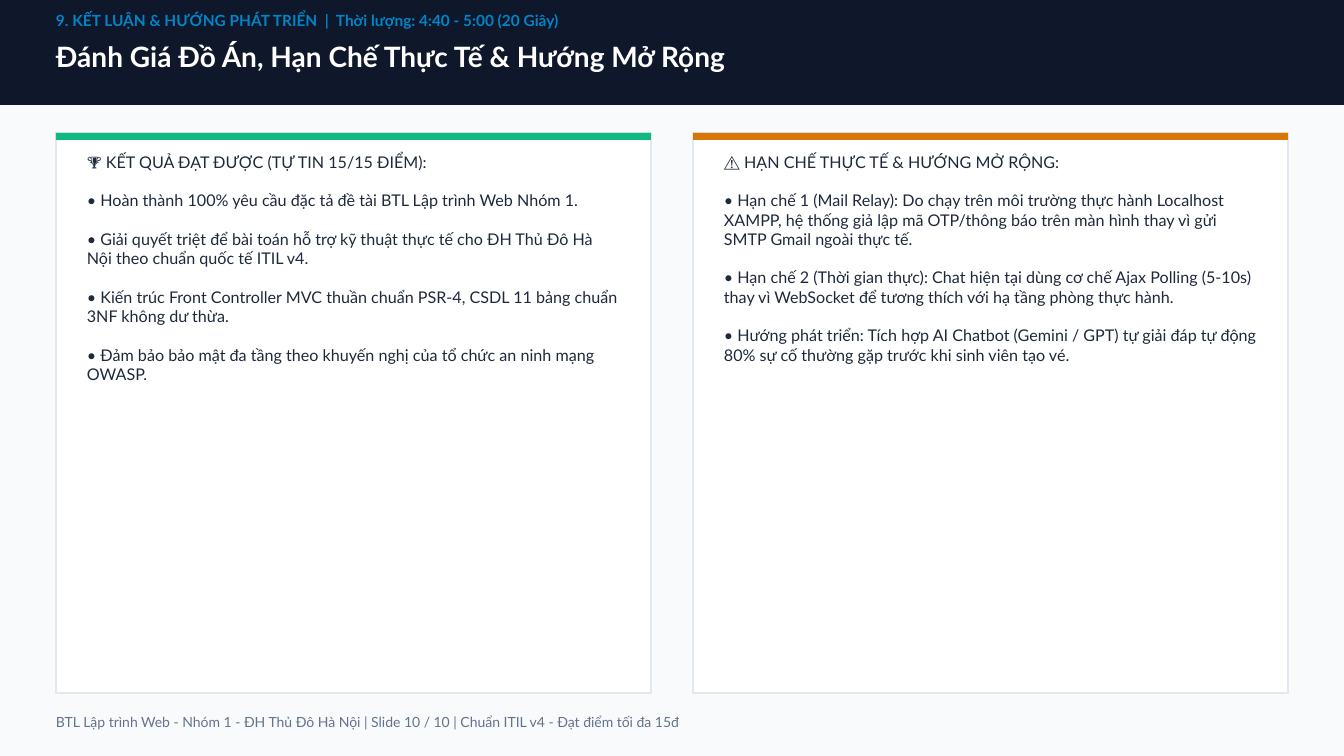
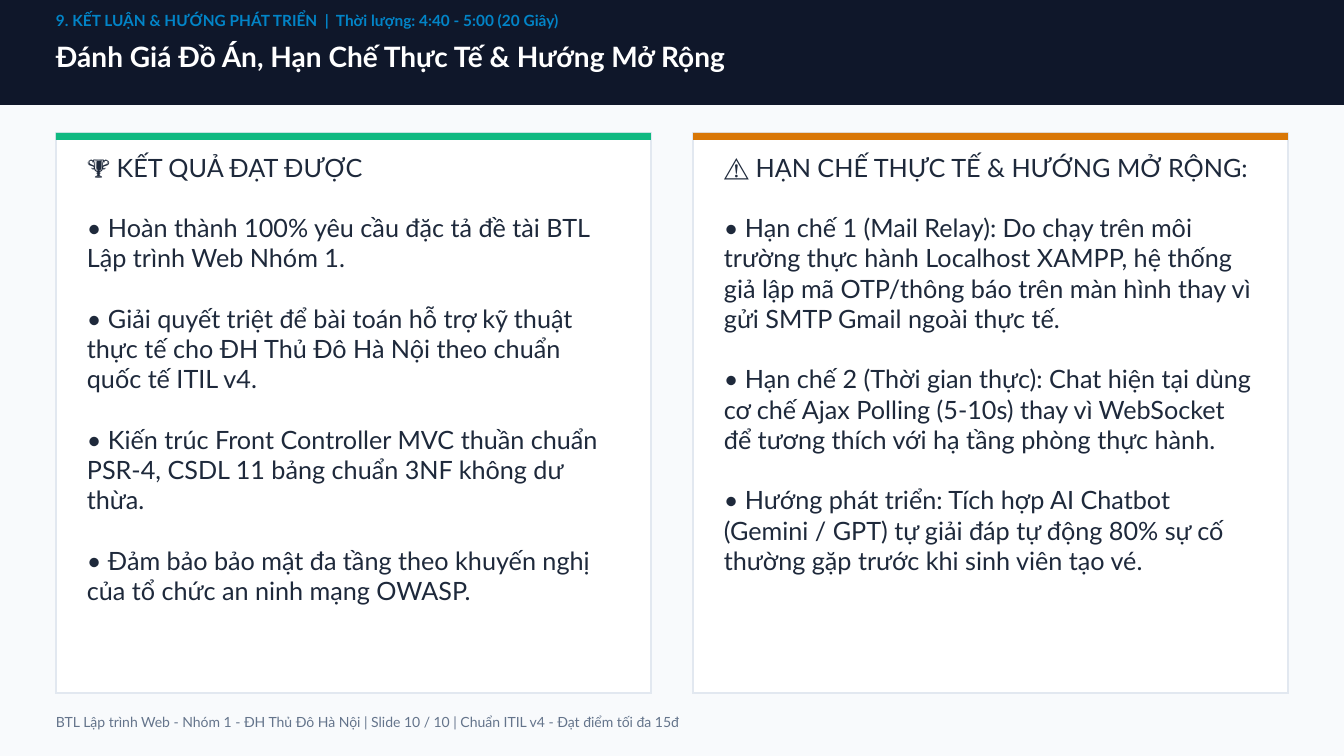
Before and after one commit to trlinhhhhcopp/bai-tap-lon-lap-trinh-web-nhom1, a slide deck: slide 9 of docs/Bao_Ve_BTL_Nhom1_Helpdesk_5Phut_15Diem.pptx (slide 10 before the commit). Drawn at 1344x756 pixels with LibreOffice and Linux fonts; fonts in the diff are those of the drawing. Boxes give left, top, right and bottom in pixels: in the first picture for what was removed or moved away, otherwise in the second. Text is boxed around its words. In the diff, an @@ line names an element or a change of style, - is before the commit and + after.

```diff
--- a/docs/Bao_Ve_BTL_Nhom1_Helpdesk_5Phut_15Diem.pptx
+++ b/docs/Bao_Ve_BTL_Nhom1_Helpdesk_5Phut_15Diem.pptx
@@ text "⚠️ HẠN CHẾ THỰC TẾ ..." at <box>724,155,1251,574</box>: size 11.5 to 18 pt @@
@@ text at <box>87,155,598,605</box>: text changed; size 11.5 to 18 pt @@
-🏆 KẾT QUẢ ĐẠT ĐƯỢC (TỰ TIN 15/15 ĐIỂM):
-• Hoàn thành 100% yêu cầu đặc tả đề tài BTL Lập trình Web Nhóm 1.
-• Giải quyết triệt để bài toán hỗ trợ kỹ thuật thực tế cho ĐH Thủ Đô Hà Nội theo chuẩn quốc tế ITIL v4.
-• Kiến trúc Front Controller MVC thuần chuẩn PSR-4, CSDL 11 bảng chuẩn 3NF không dư thừa.
-• Đảm bảo bảo mật đa tầng theo khuyến nghị của tổ chức an ninh mạng OWASP.
+🏆 KẾT QUẢ ĐẠT ĐƯỢC
+• Hoàn thành 100% yêu cầu đặc tả đề tài BTL Lập trình Web Nhóm 1.
+• Giải quyết triệt để bài toán hỗ trợ kỹ thuật thực tế cho ĐH Thủ Đô Hà Nội theo chuẩn quốc tế ITIL v4.
+• Kiến trúc Front Controller MVC thuần chuẩn PSR-4, CSDL 11 bảng chuẩn 3NF không dư thừa.
+• Đảm bảo bảo mật đa tầng theo khuyến nghị của tổ chức an ninh mạng OWASP.
```
Also in this commit, not shown: 7 other slides changed, 1 slide removed, 4 other files.
